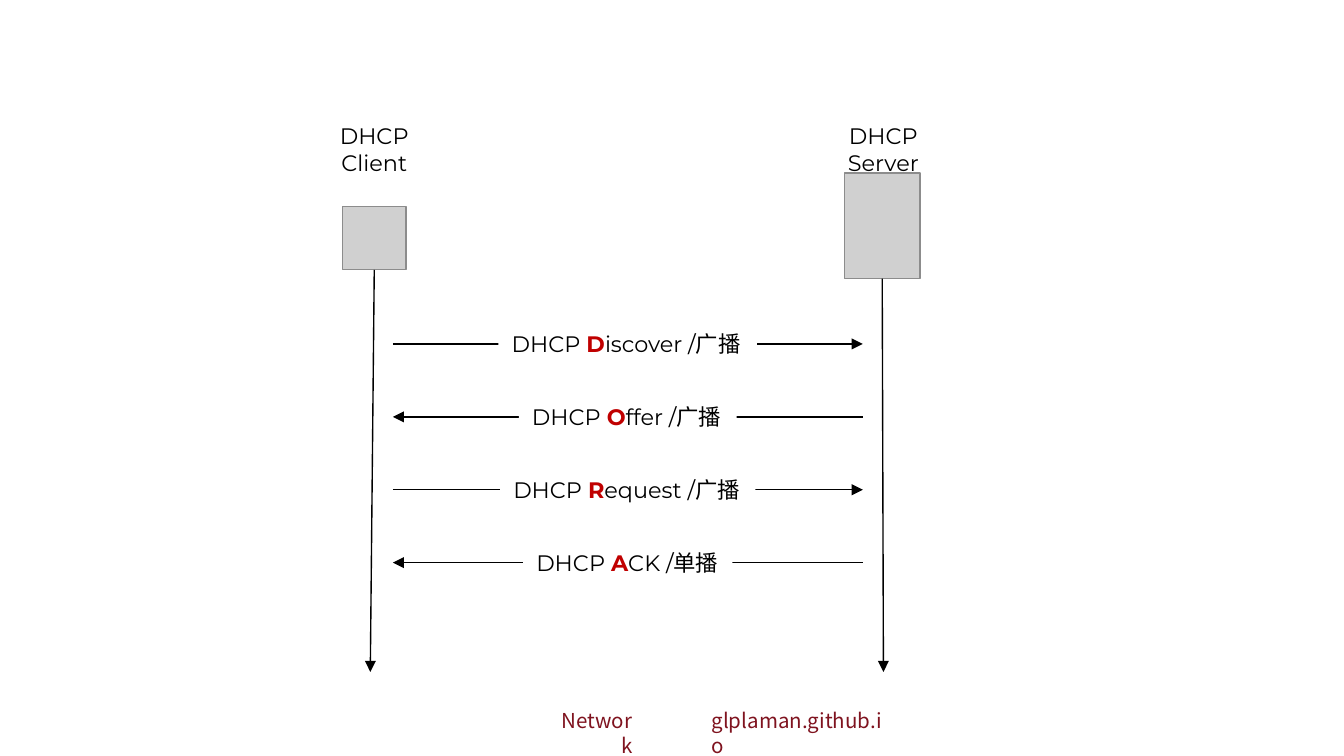
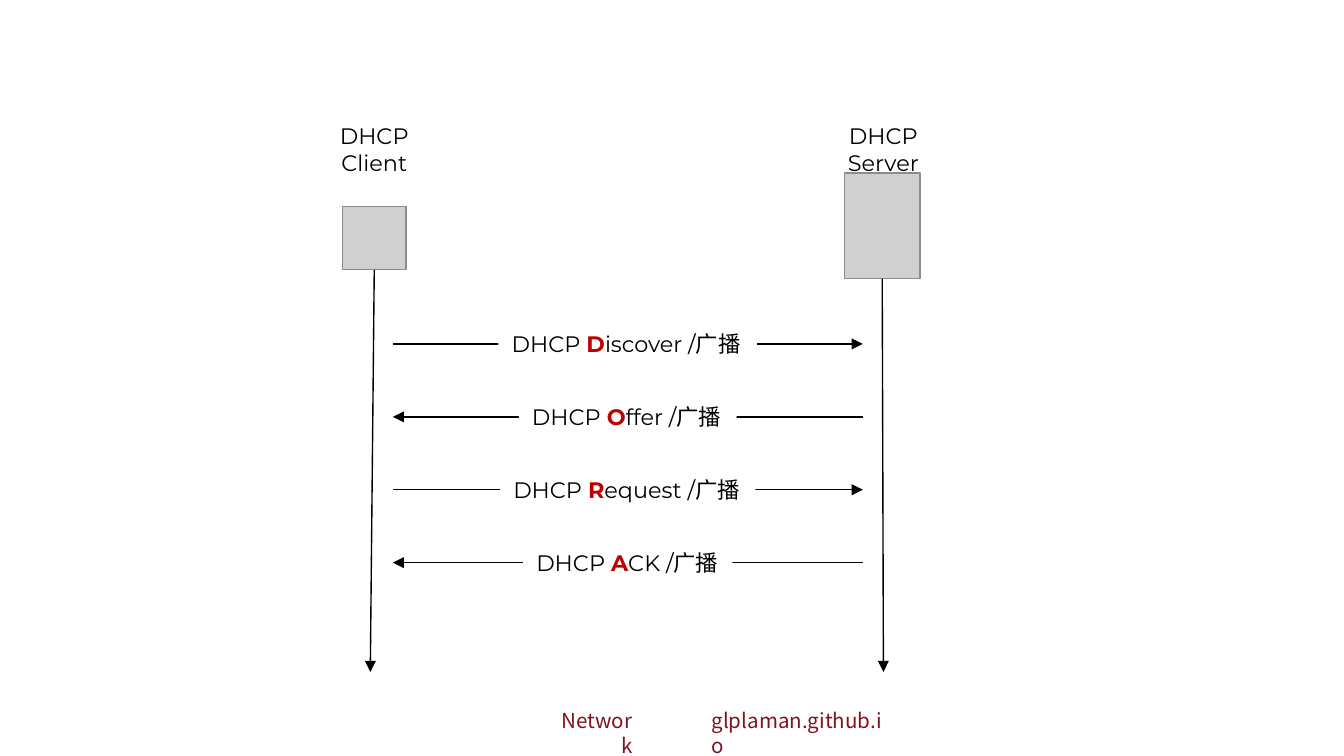
Before and after one commit to glplaman/glplaman.github.io, a slide deck: slide 179 of network/ppt/chap6.pptx. Drawn at 1344x756 pixels with LibreOffice and Linux fonts; fonts in the diff are those of the drawing; grey boxes stand for pictures; background and template pictures are left out. Boxes give left, top, right and bottom in pixels: in the first picture for what was removed or moved away, otherwise in the second. Text is boxed around its words. In the diff, an @@ line names an element or a change of style, - is before the commit and + after.

```diff
--- a/network/ppt/chap6.pptx
+++ b/network/ppt/chap6.pptx
@@ text at box(536, 552, 718, 574): text changed @@
-DHCP ACK /单播
+DHCP ACK /广播
```
Also in this commit, not shown: 2 other slides changed, 20 other files.
